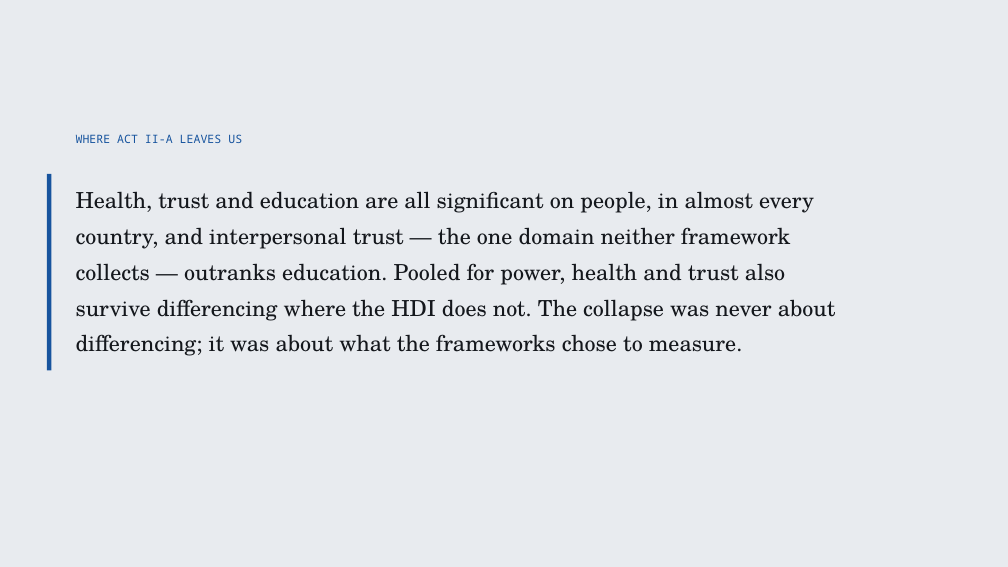
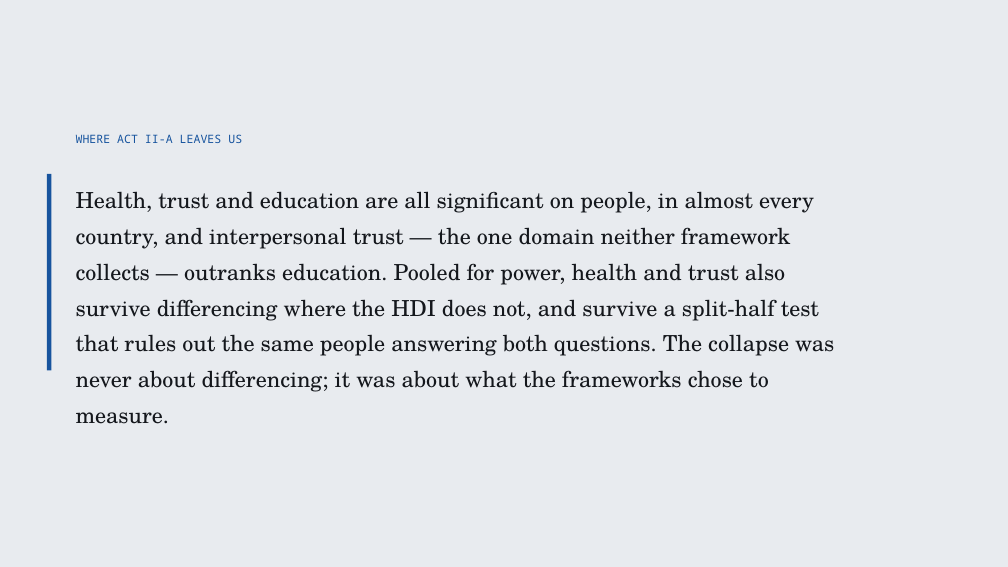
Before and after one commit to cwejnert/HDI-Happiness, a slide deck: slide 20 of deck/Measured_Where_It_Varies.pptx. Drawn at 1008x567 pixels with LibreOffice and Linux fonts; fonts in the diff are those of the drawing. Boxes give left, top, right and bottom in pixels: in the first picture for what was removed or moved away, otherwise in the second. Text is boxed around its words. In the diff, an @@ line names an element or a change of style, - is before the commit and + after.

```diff
--- a/deck/Measured_Where_It_Varies.pptx
+++ b/deck/Measured_Where_It_Varies.pptx
@@ text at (76,191,834,424): text changed @@
-Health, trust and education are all significant on people, in almost every country, and interpersonal trust — the one domain neither framework collects — outranks education. Pooled for power, health and trust also survive differencing where the HDI does not. The collapse was never about differencing; it was about what the frameworks chose to measure.
+Health, trust and education are all significant on people, in almost every country, and interpersonal trust — the one domain neither framework collects — outranks education. Pooled for power, health and trust also survive differencing where the HDI does not, and survive a split-half test that rules out the same people answering both questions. The collapse was never about differencing; it was about what the frameworks chose to measure.
```
Also in this commit, not shown: 4 other slides changed, 3 other files.
